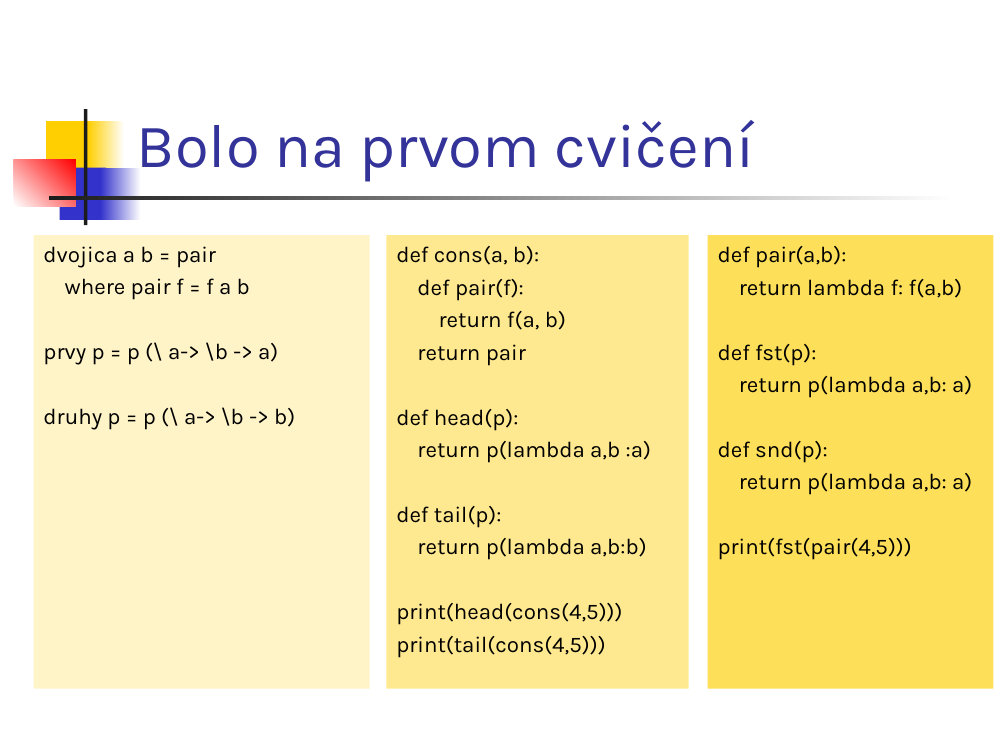
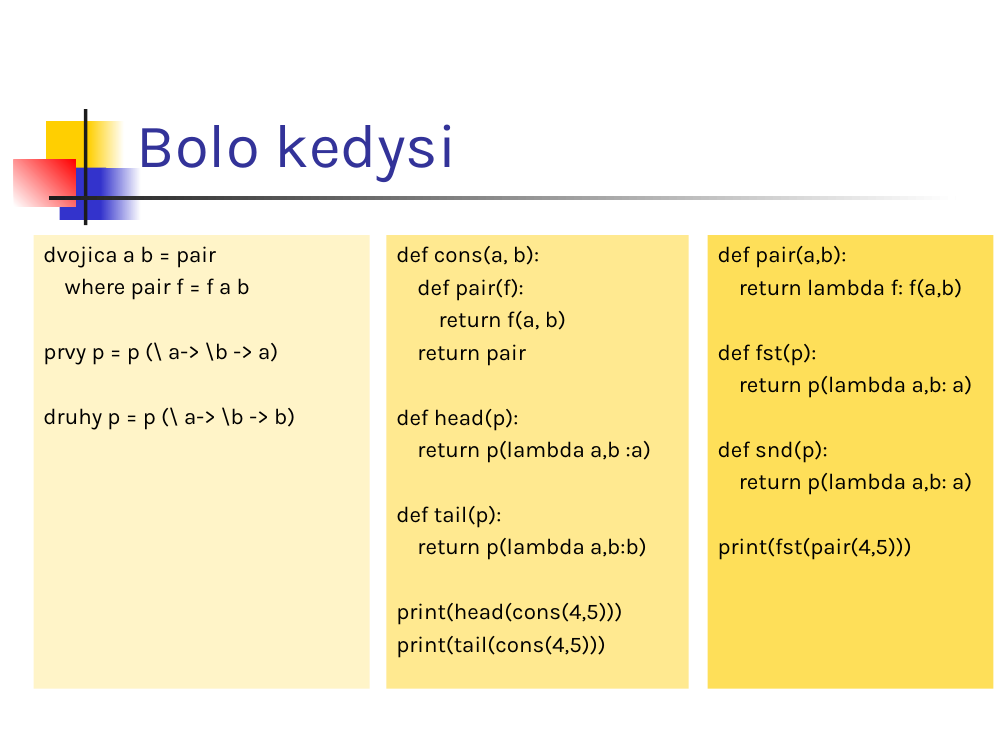
Before and after one commit to Funkcionalne/Prednasky, a slide deck: slide 21 of 06/06_fpro.ppt. Drawn at 1008x756 pixels with LibreOffice and Linux fonts; fonts in the diff are those of the drawing. Boxes give left, top, right and bottom in pixels: in the first picture for what was removed or moved away, otherwise in the second. Text is boxed around its words. In the diff, an @@ line names an element or a change of style, - is before the commit and + after.

```diff
--- a/06/06_fpro.ppt
+++ b/06/06_fpro.ppt
@@ title at box(137, 124, 457, 182): text changed @@
-Bolo na prvom cvičení
+Bolo kedysi
```
Also in this commit, not shown: 4 other slides changed, 1 slide added, 2 slides removed, 3 other files.
